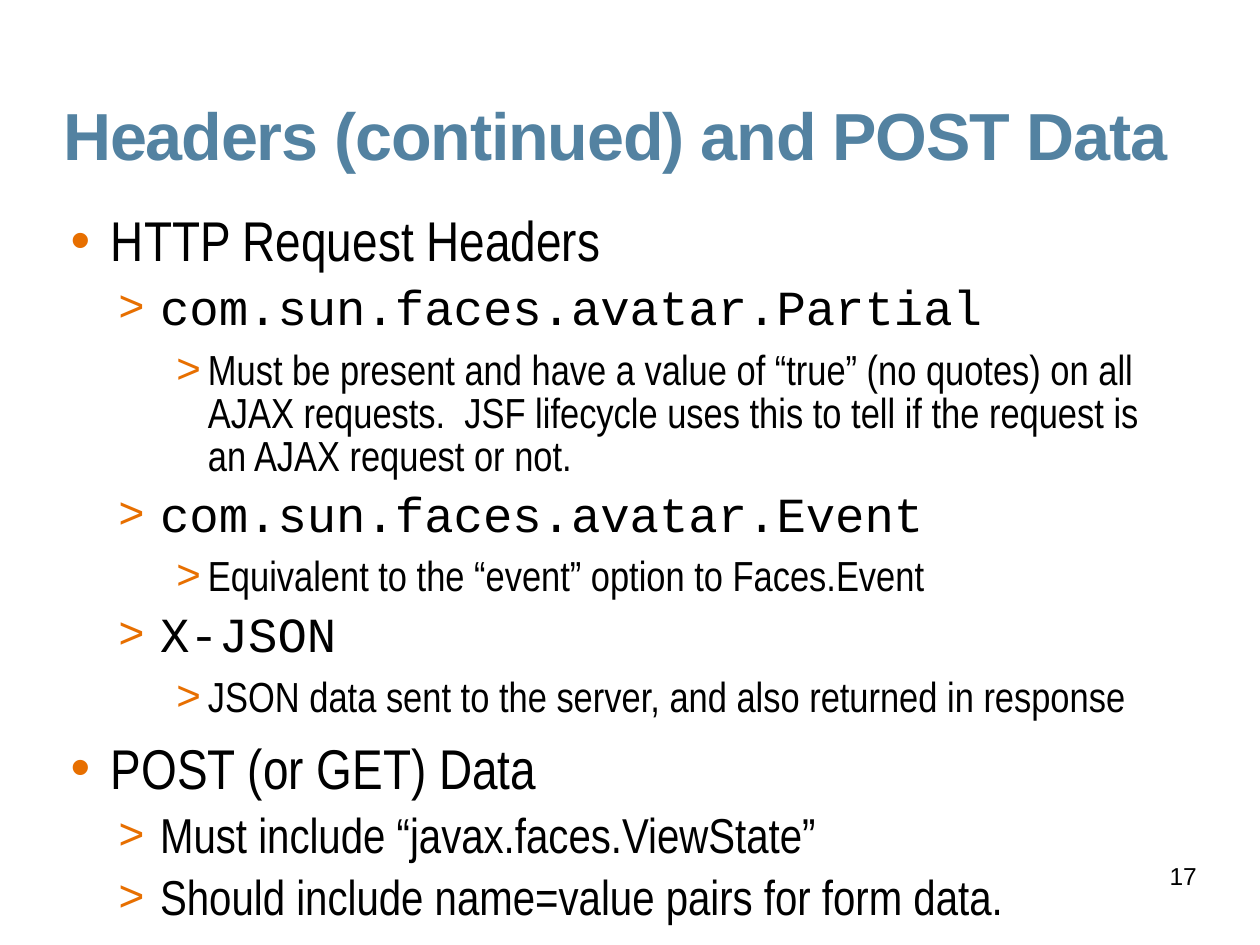
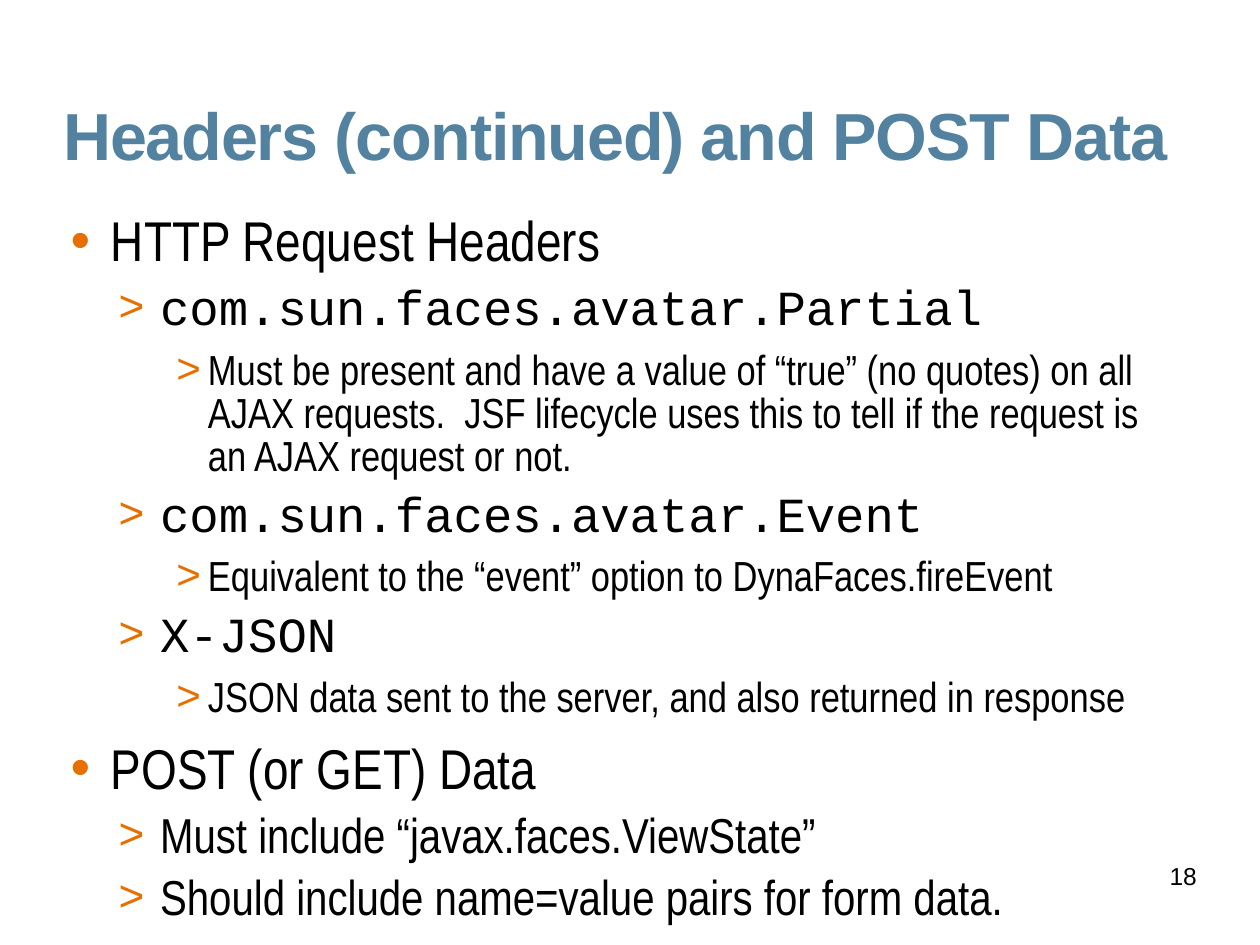
Before and after one commit to javaee/javaserverfaces-extensions, a slide deck: slide 18 of www/slides/dynafaces-advanced.odp (slide 17 before the commit). Drawn at 1260x945 pixels with LibreOffice and Linux fonts; fonts in the diff are those of the drawing; background and template pictures are left out. Boxes give left, top, right and bottom in pixels: in the first picture for what was removed or moved away, otherwise in the second. Text is boxed around its words. In the diff, an @@ line names an element or a change of style, - is before the commit and + after.

```diff
--- a/www/slides/dynafaces-advanced.odp
+++ b/www/slides/dynafaces-advanced.odp
@@ text at [208, 560, 1053, 600]: text changed @@
-    > Equivalent to the “event” option to Faces.Event
+    > Equivalent to the “event” option to DynaFaces.fireEvent
@@ page number at [1170, 868, 1197, 886]: text changed @@
-17
+18
```
Also in this commit, not shown: 16 other slides changed, 2 slides added, 1 other file.
